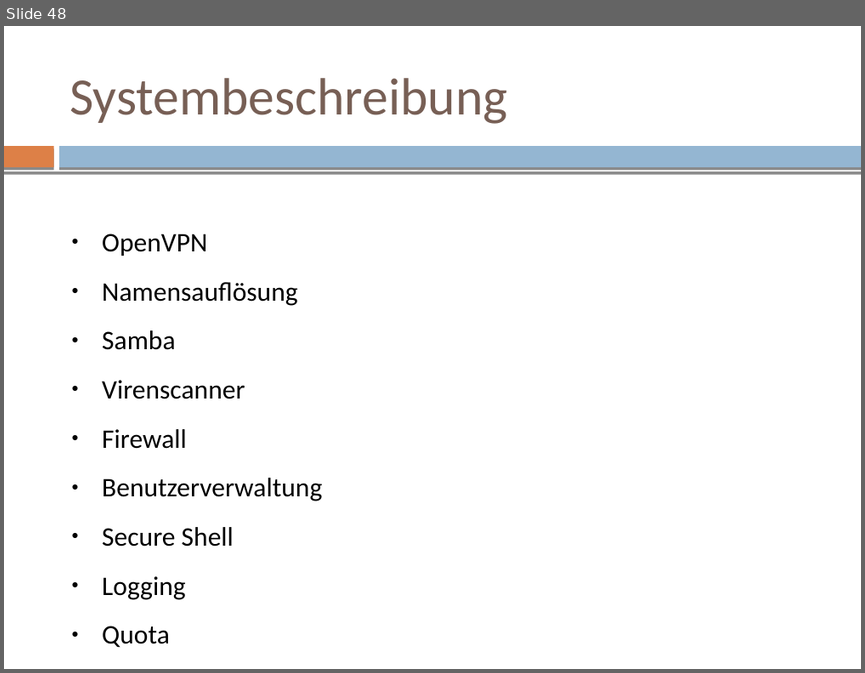
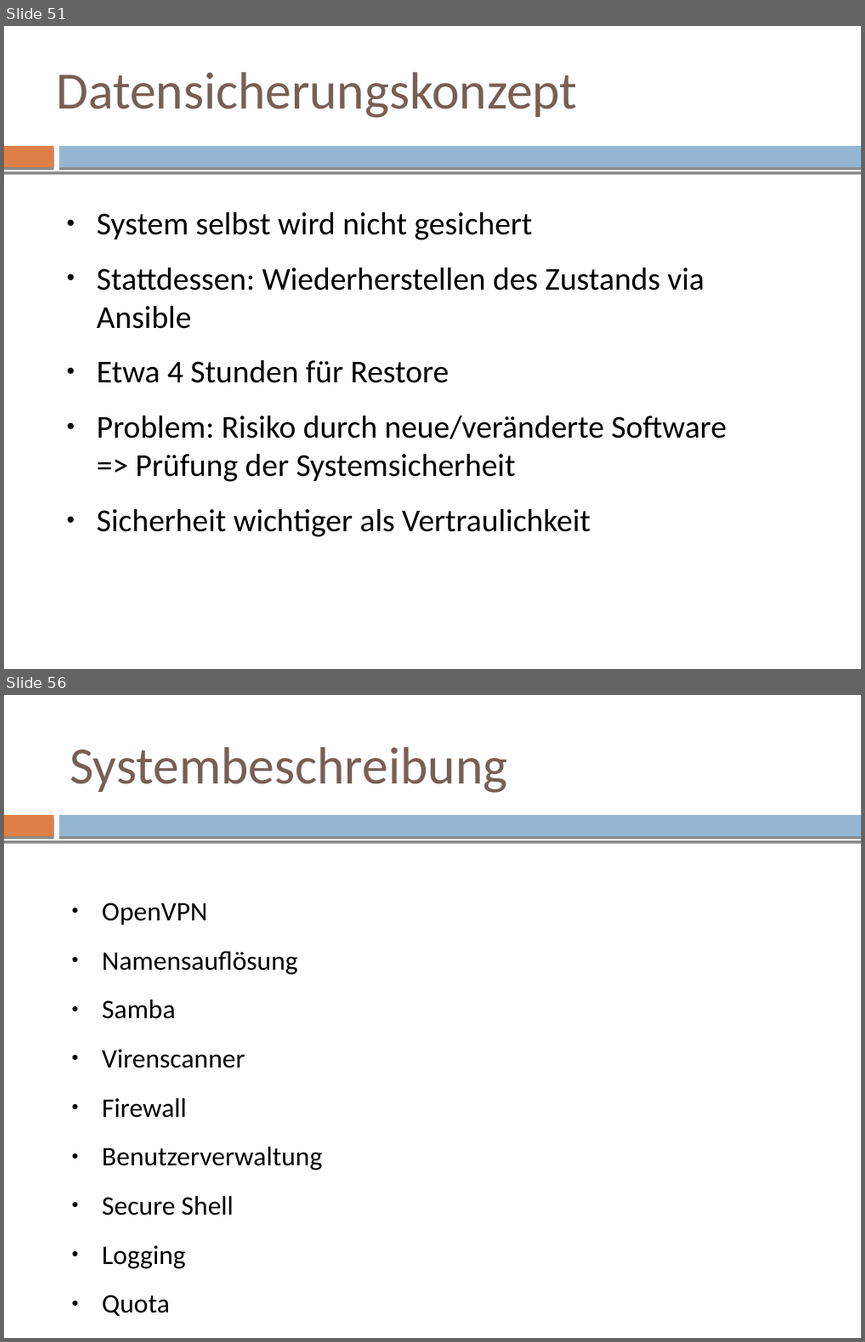
Before and after one commit to mvw/Wilddiebe10, a slide deck: keynote/keynote.odp. Shown one above the other, each under a label of ours: slide 48 before the commit, slides 51 and 56 after it; the slides between them are not shown. The pictures are 865x673 and 865x1342 pixels, drawn with LibreOffice and Linux fonts; fonts in the diff are those of the drawing. Boxes give left, top, right and bottom in pixels: in the first picture for what was removed or moved away, otherwise in the second. Text is boxed around its words. In the diff, an @@ line names an element or a change of style, - is before the commit and + after.

Commit message:
keynote: manual merge of datensicherung

```diff
--- a/keynote/keynote.odp
+++ b/keynote/keynote.odp
@@ slide 51 added at (4, 26, 861, 669), background #FFFFFF; not listed: 3 template elements that a slide beside it also shows @@
@@ title added at (56, 72, 577, 118), 44 pt, text #775F55 @@
+Datensicherungskonzept
@@ text added at (97, 212, 726, 537), 26.8 pt, text #000000 @@
+● System selbst wird nicht gesichert
+● Stattdessen: Wiederherstellen des Zustands via Ansible
+● Etwa 4 Stunden für Restore
+● Problem: Risiko durch neue/veränderte Software => Prüfung der Systemsicherheit
+● Sicherheit wichtiger als Vertraulichkeit
@@ what was slide 48 is now slide 56 @@
```
Also in this commit, not shown: 1 slide changed, 7 other slides added, 1 other file.
